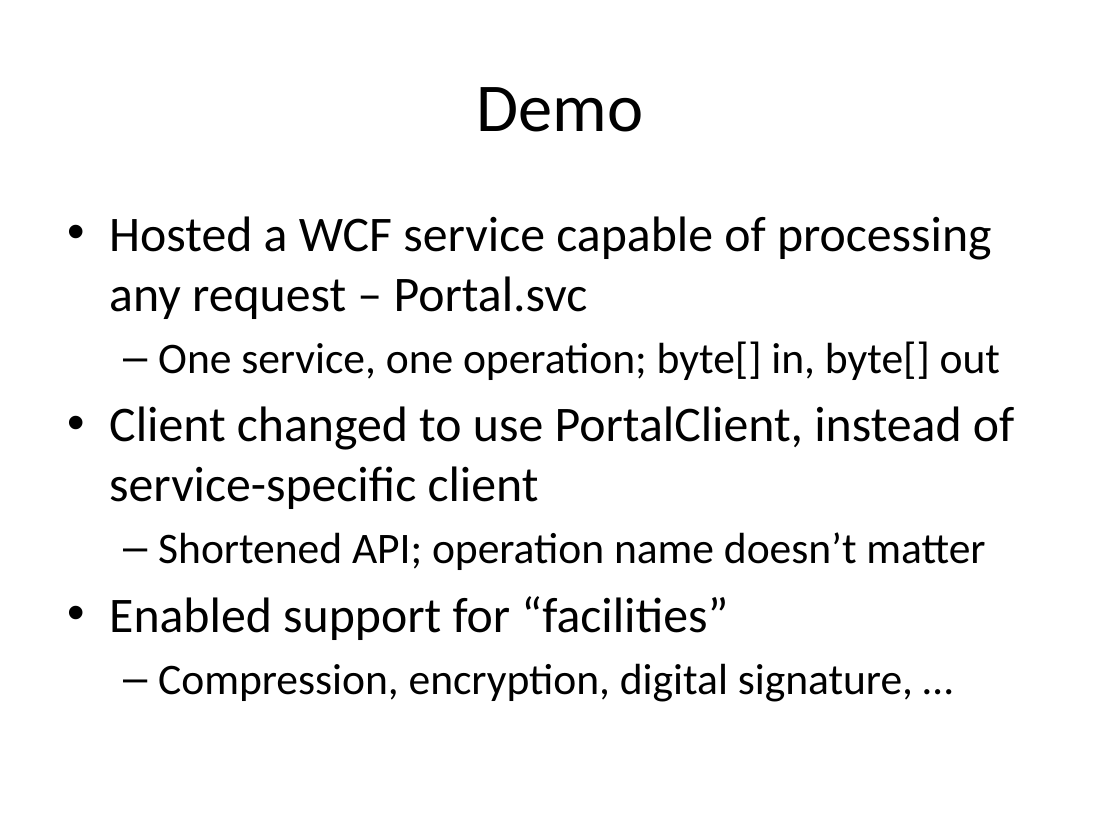
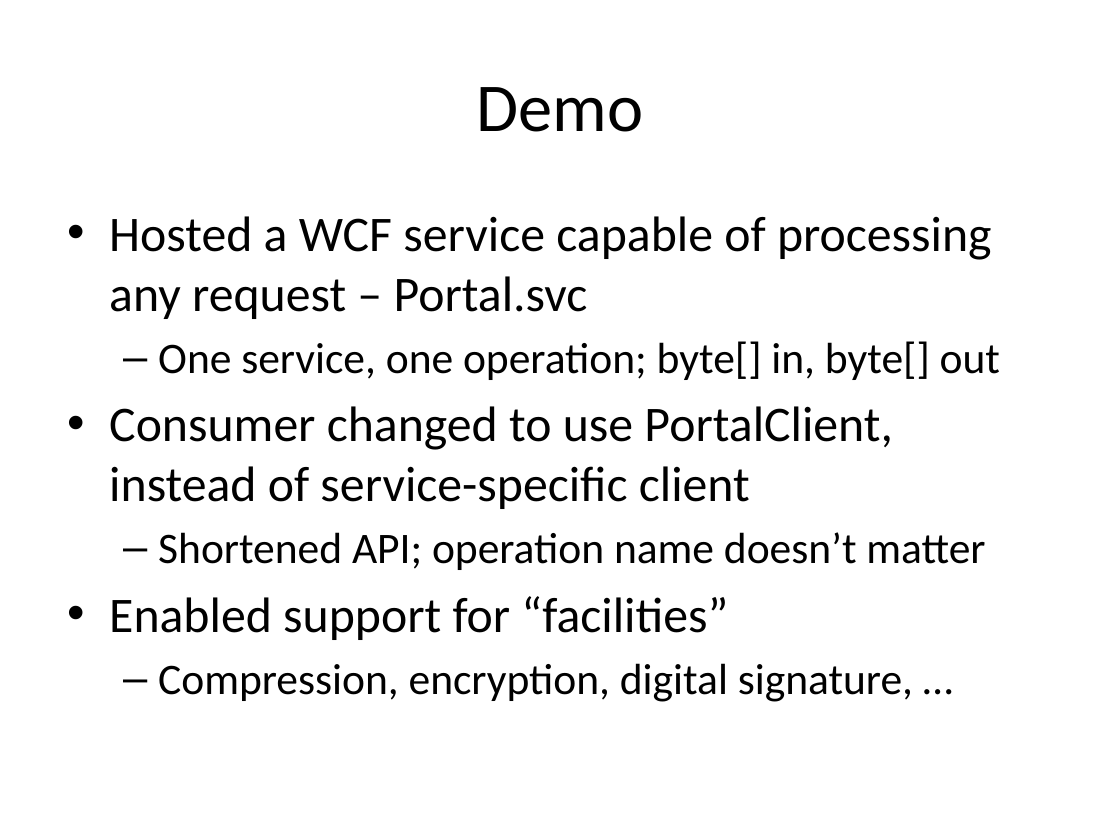
Before and after one commit to broccliman/Presentation.WCF, a slide deck: slide 27 of Presentation.WCF.pptx. Drawn at 1120x840 pixels with LibreOffice and Linux fonts; fonts in the diff are those of the drawing. Boxes give left, top, right and bottom in pixels: in the first picture for what was removed or moved away, otherwise in the second. Text is boxed around its words. In the diff, an @@ line names an element or a change of style, - is before the commit and + after.

```diff
--- a/Presentation.WCF.pptx
+++ b/Presentation.WCF.pptx
@@ text at box(109, 406, 893, 509): text changed @@
-• Client changed to use PortalClient, instead of service-specific client
+• Consumer changed to use PortalClient, instead of service-specific client
```
Also in this commit, not shown: 4 other slides changed.
